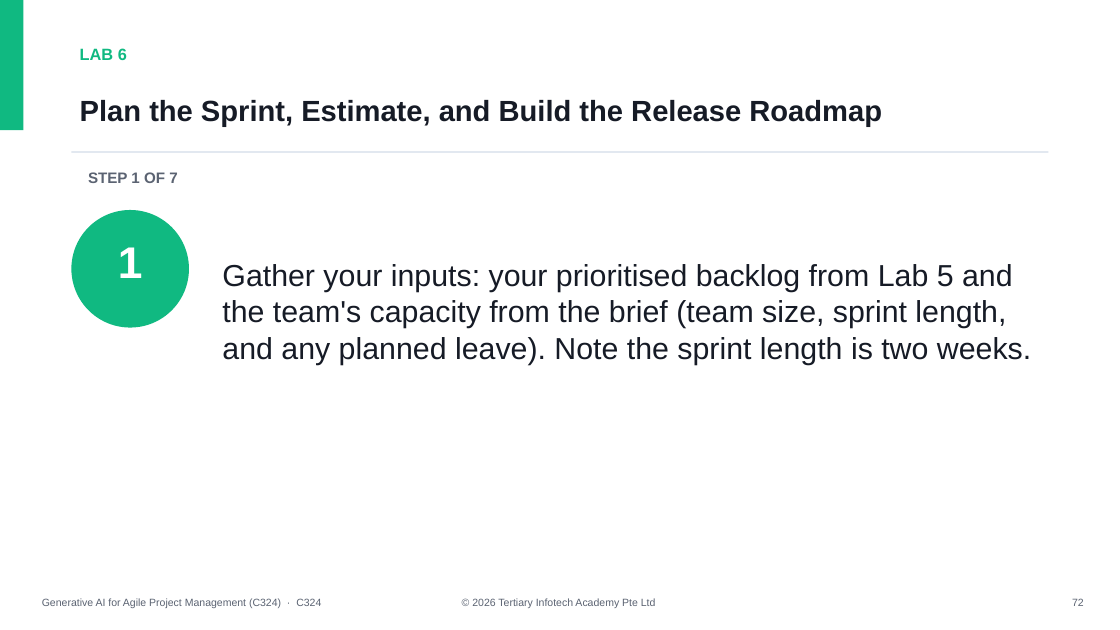
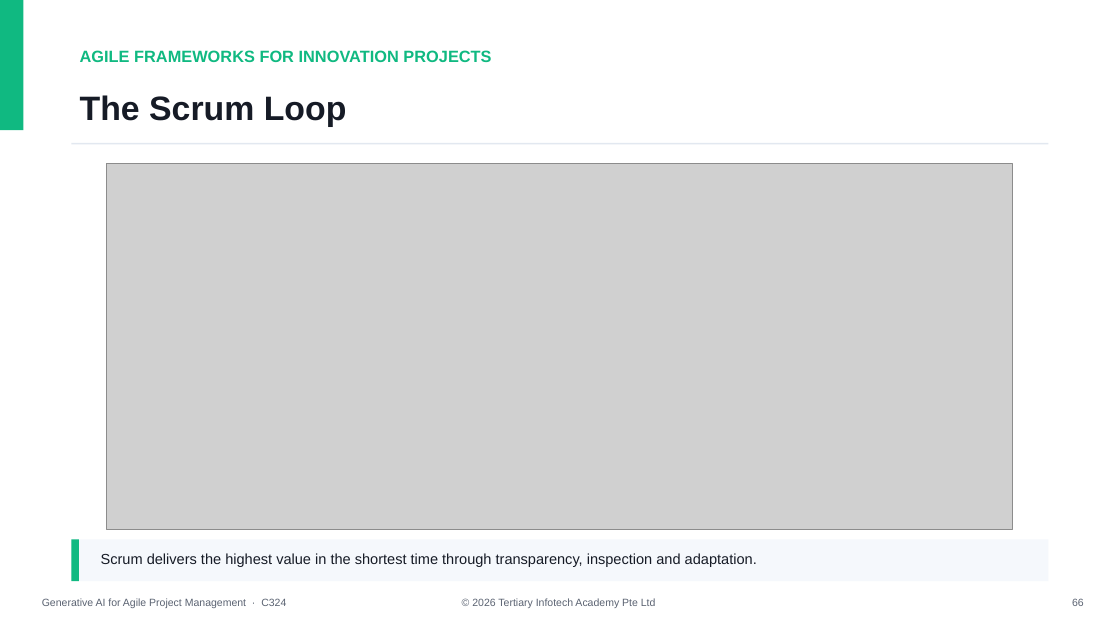
Before and after one commit to tertiarycourses/C324-Generative-AI-for-Agile-Project-Management, a slide deck: slide 66 of courseware/Generative AI for Agile Project Management (C324)-v1.0.pptx (slide 73 before the commit). Drawn at 1120x630 pixels with LibreOffice and Linux fonts; fonts in the diff are those of the drawing; grey boxes stand for pictures. Boxes give left, top, right and bottom in pixels: in the first picture for what was removed or moved away, otherwise in the second. Text is boxed around its words. In the diff, an @@ line names an element or a change of style, - is before the commit and + after.

```diff
--- a/courseware/Generative AI for Agile Project Management (C324)-v1.0.pptx
+++ b/courseware/Generative AI for Agile Project Management (C324)-v1.0.pptx
@@ text at [80,50,491,62]: text changed @@
-LAB 6
+AGILE FRAMEWORKS FOR INNOVATION PROJECTS
@@ text at [80,95,347,127]: text changed; size 25 to 29 pt @@
-Plan the Sprint, Estimate, and Build the Release Roadmap
+The Scrum Loop
@@ rectangle: place and size @@
-rectangle at [71,151,1049,153]
+rectangle at [71,143,1049,145]
@@ text removed at [88,172,177,183] @@
-STEP 1 OF 7
@@ picture added at [107,164,1013,529] @@
@@ ellipse removed at [71,210,189,328] @@
@@ text removed at [118,247,143,278] @@
-1
@@ text removed at [222,264,1031,365] @@
-Gather your inputs: your prioritised backlog from Lab 5 and the team's capacity from the brief (team size, sprint length, and any planned leave). Note the sprint length is two weeks.
@@ rectangle added at [71,539,1049,581], fill #F5F8FC @@
@@ rectangle added at [71,539,79,581], fill #10B981 @@
@@ text added at [101,553,757,567], 12.5 pt, text #161B26 @@
+Scrum delivers the highest value in the shortest time through transparency, inspection and adaptation.
@@ text at [42,598,286,608]: text changed @@
-Generative AI for Agile Project Management (C324) · C324
+Generative AI for Agile Project Management · C324
@@ text at [1072,598,1084,606]: text changed @@
-72
+66
```
Also in this commit, not shown: 19 other slides changed, 102 slides added, 130 slides removed, 51 other files.
